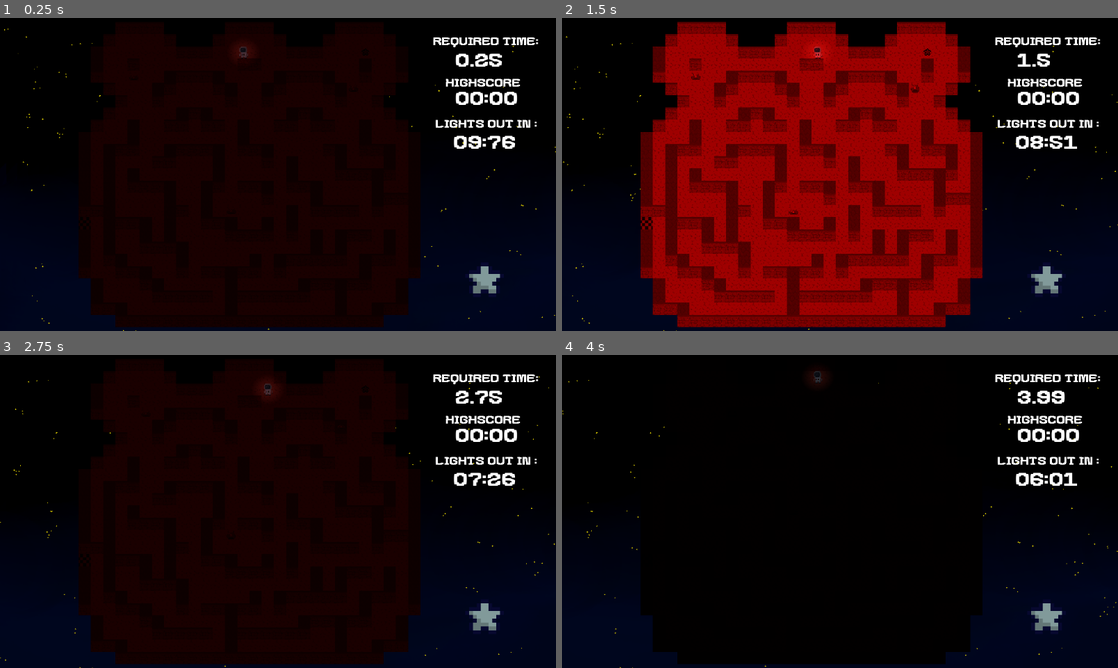
Above: before the commit, frames 1-4 (two rows, left to right).
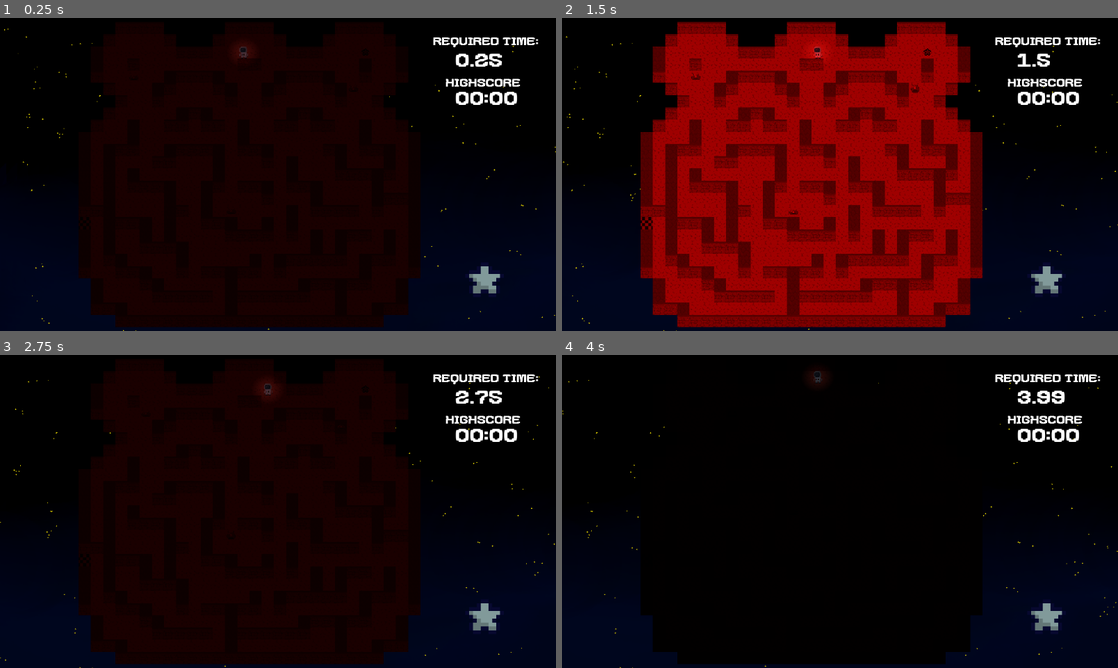
Above: after the commit, the same moments.

Repository: ilsyxn/void-escape
Game: Godot game, scene res://level/world2/level_2_2.tscn
Two runs of this game, one before a commit and one after it. Both use one fixed random seed, a clock stepped at 60 frames per second and the inputs below. This scene is started directly instead of the project's main scene.
Inputs:
- Up to frame 1 (0.25 s): no input
- Up to frame 2 (1.5 s): hold D (right) 0.53-1.28 s; hold S (down) from 1.28 s (still down)
- Up to frame 3 (2.75 s): release S (down) at 2.03 s; hold D (right) from 2.03 s (still down)
- Up to frame 4 (4 s): release D (right) at 2.78 s; hold W (up) 2.78-3.53 s; hold A (left) from 3.53 s (still down)

The runs differ from the first frame. In frame 1, 0.6% of the frame differs, in the area x 78-97%, y 6-42%; in frame 2, 0.6%; in frame 3, 0.6%; in frame 4, 0.6%.

Commit message:
jASDGBFBTRDX

Diff:
--- a/level/world2/level2.gd
+++ b/level/world2/level2.gd
@@ -31,6 +31,7 @@
 @onready var player = 1
 @onready var particles = 0
 @onready var intro = $"../Intro"
+@onready var game_over = false
 
 @export var id : int
 @export var starPos : Vector2
@@ -220,7 +221,7 @@
 
 func move_monster_towards_player():
 	for i in range(4):
-		if enemy_positions[i] != null:
+		if enemy_positions[i] != null and !game_over:
 			var path_taken = astagrid.get_id_path(enemy_positions[i], player_tile_pos)
 			if get_cell_source_id(1,path_taken[1]) == -1 or player:
 				erase_cell(1, enemy_positions[i])
@@ -231,6 +232,7 @@
 					await get_tree().create_timer(0.5).timeout
 					hide_lvl_ui()
 					$"../Belichtet/GameOver".bounce_in()
+					game_over = true
 
 
 func setup_grid():
@@ -252,7 +254,7 @@
 	return get_cell_tile_data(0, spot_to_check).get_custom_data(is_solid)
 
 func hide_lvl_ui():
-	$"../Belichtet/light_out_in".hide()
+
 	$"../Belichtet/gebrauchte_zeit".hide()
 	$"../Belichtet/stoppuhr/label".hide()
 	$"../Belichtet/Highscore".hide()
--- a/level/world2/level_2_2.tscn
+++ b/level/world2/level_2_2.tscn
@@ -4,13 +4,13 @@
 [ext_resource type="PackedScene" uid="uid://c2g1xhq21x1mf" path="res://main-menu/background.tscn" id="2_i8dl4"]
 [ext_resource type="TileSet" uid="uid://ofabqlexnqyd" path="res://assets/tilemap.tres" id="3_rj0kl"]
 [ext_resource type="Script" path="res://level/world2/level2.gd" id="4_cq4ac"]
-[ext_resource type="Script" path="res://level/visual_timer.gd" id="5_w7ui2"]
 [ext_resource type="FontFile" uid="uid://btk6lr8r58ga0" path="res://assets/ui/gomarice_mix_bit_font.ttf" id="6_s7q7b"]
 [ext_resource type="Texture2D" uid="uid://byoqcw8nvyldr" path="res://assets/star_locked.png" id="7_fh18r"]
 [ext_resource type="TileSet" uid="uid://bjrktsba7geda" path="res://assets/border.tres" id="8_tnuya"]
 [ext_resource type="Script" path="res://level/stoppuhr.gd" id="9_63enf"]
 [ext_resource type="PackedScene" uid="uid://h2dqw4dt0jx3" path="res://assets/ui/settings.tscn" id="10_03ot6"]
 [ext_resource type="AudioStream" uid="uid://br12bidggrfii" path="res://assets/sounds/intro.wav" id="11_lfuph"]
+[ext_resource type="PackedScene" uid="uid://dj4emyeeic6bl" path="res://GameOver/Game_Over.tscn" id="11_tb1no"]
 
 [node name="Level2-2" type="Node2D"]
 
@@ -45,31 +45,6 @@
 
 [node name="Belichtet" type="CanvasLayer" parent="."]
 
-[node name="visual_timer" type="Node" parent="Belichtet"]
-script = ExtResource("5_w7ui2")
-
-[node name="time" type="Label" parent="Belichtet/visual_timer"]
-anchors_preset = 15
-anchor_right = 1.0
-anchor_bottom = 1.0
-offset_left = 939.0
-offset_top = 234.5
-offset_right = -82.0
-offset_bottom = -371.5
-grow_horizontal = 2
-grow_vertical = 2
-size_flags_horizontal = 4
-size_flags_vertical = 1
-theme_override_fonts/font = ExtResource("6_s7q7b")
-theme_override_font_sizes/font_size = 41
-text = "00:00"
-metadata/_edit_use_anchors_ = true
-
-[node name="Timer" type="Timer" parent="Belichtet/visual_timer"]
-wait_time = 10.0
-one_shot = true
-autostart = true
-
 [node name="Star" type="Sprite2D" parent="Belichtet"]
 position = Vector2(1004, 546)
 scale = Vector2(4, 4)
@@ -83,24 +58,6 @@
 rendering_quadrant_size = 32
 format = 2
 layer_0/tile_data = PackedInt32Array(1245191, 0, 1342177280, 1245192, 0, 1342177280, -65527, 0, 1610612736, -65526, 0,  …(1106 unchanged characters)…
-
-[node name="light_out_in" type="Label" parent="Belichtet"]
-anchors_preset = 15
-anchor_right = 1.0
-anchor_bottom = 1.0
-offset_left = 902.0
-offset_top = 206.0
-offset_right = 173.0
-offset_bottom = -391.0
-grow_horizontal = 2
-grow_vertical = 2
-scale = Vector2(0.5, 0.5)
-size_flags_horizontal = 4
-size_flags_vertical = 1
-theme_override_fonts/font = ExtResource("6_s7q7b")
-theme_override_font_sizes/font_size = 50
-text = "Lights out in :"
-metadata/_edit_use_anchors_ = true
 
 [node name="gebrauchte_zeit" type="Label" parent="Belichtet"]
 anchors_preset = 15
@@ -184,5 +141,9 @@
 scale = Vector2(0.3, 0.3)
 metadata/_edit_use_anchors_ = true
 
+[node name="GameOver" parent="Belichtet" instance=ExtResource("11_tb1no")]
+position = Vector2(581, -245)
+scale = Vector2(0.4, 0.365)
+
 [node name="Intro" type="AudioStreamPlayer2D" parent="."]
 stream = ExtResource("11_lfuph")
--- a/level/world2/level_2_3.tscn
+++ b/level/world2/level_2_3.tscn
@@ -4,13 +4,13 @@
 [ext_resource type="PackedScene" uid="uid://c2g1xhq21x1mf" path="res://main-menu/background.tscn" id="2_3ibxd"]
 [ext_resource type="TileSet" uid="uid://ofabqlexnqyd" path="res://assets/tilemap.tres" id="3_fp4xt"]
 [ext_resource type="Script" path="res://level/world2/level2.gd" id="4_6a04k"]
-[ext_resource type="Script" path="res://level/visual_timer.gd" id="5_q2llm"]
 [ext_resource type="FontFile" uid="uid://btk6lr8r58ga0" path="res://assets/ui/gomarice_mix_bit_font.ttf" id="6_8i1qd"]
 [ext_resource type="Texture2D" uid="uid://byoqcw8nvyldr" path="res://assets/star_locked.png" id="7_frkiq"]
 [ext_resource type="TileSet" uid="uid://bjrktsba7geda" path="res://assets/border.tres" id="8_nu4va"]
 [ext_resource type="Script" path="res://level/stoppuhr.gd" id="9_5flna"]
 [ext_resource type="PackedScene" uid="uid://h2dqw4dt0jx3" path="res://assets/ui/settings.tscn" id="10_7otap"]
 [ext_resource type="AudioStream" uid="uid://br12bidggrfii" path="res://assets/sounds/intro.wav" id="11_5sc7r"]
+[ext_resource type="PackedScene" uid="uid://dj4emyeeic6bl" path="res://GameOver/Game_Over.tscn" id="11_lcgff"]
 
 [node name="Level2-2" type="Node2D"]
 
@@ -45,31 +45,6 @@
 
 [node name="Belichtet" type="CanvasLayer" parent="."]
 
-[node name="visual_timer" type="Node" parent="Belichtet"]
-script = ExtResource("5_q2llm")
-
-[node name="time" type="Label" parent="Belichtet/visual_timer"]
-anchors_preset = 15
-anchor_right = 1.0
-anchor_bottom = 1.0
-offset_left = 939.0
-offset_top = 234.5
-offset_right = -82.0
-offset_bottom = -371.5
-grow_horizontal = 2
-grow_vertical = 2
-size_flags_horizontal = 4
-size_flags_vertical = 1
-theme_override_fonts/font = ExtResource("6_8i1qd")
-theme_override_font_sizes/font_size = 41
-text = "00:00"
-metadata/_edit_use_anchors_ = true
-
-[node name="Timer" type="Timer" parent="Belichtet/visual_timer"]
-wait_time = 10.0
-one_shot = true
-autostart = true
-
 [node name="Star" type="Sprite2D" parent="Belichtet"]
 position = Vector2(1004, 546)
 scale = Vector2(4, 4)
@@ -83,24 +58,6 @@
 rendering_quadrant_size = 32
 format = 2
 layer_0/tile_data = PackedInt32Array(1245191, 0, 1342177280, 1245192, 0, 1342177280, -65527, 0, 1610612736, -65526, 0,  …(1106 unchanged characters)…
-
-[node name="light_out_in" type="Label" parent="Belichtet"]
-anchors_preset = 15
-anchor_right = 1.0
-anchor_bottom = 1.0
-offset_left = 902.0
-offset_top = 206.0
-offset_right = 173.0
-offset_bottom = -391.0
-grow_horizontal = 2
-grow_vertical = 2
-scale = Vector2(0.5, 0.5)
-size_flags_horizontal = 4
-size_flags_vertical = 1
-theme_override_fonts/font = ExtResource("6_8i1qd")
-theme_override_font_sizes/font_size = 50
-text = "Lights out in :"
-metadata/_edit_use_anchors_ = true
 
 [node name="gebrauchte_zeit" type="Label" parent="Belichtet"]
 anchors_preset = 15
@@ -184,5 +141,9 @@
 scale = Vector2(0.3, 0.3)
 metadata/_edit_use_anchors_ = true
 
+[node name="GameOver" parent="Belichtet" instance=ExtResource("11_lcgff")]
+position = Vector2(581, -245)
+scale = Vector2(0.4, 0.365)
+
 [node name="Intro" type="AudioStreamPlayer2D" parent="."]
 stream = ExtResource("11_5sc7r")
--- a/level/world2/level_2_4.tscn
+++ b/level/world2/level_2_4.tscn
@@ -4,13 +4,13 @@
 [ext_resource type="PackedScene" uid="uid://c2g1xhq21x1mf" path="res://main-menu/background.tscn" id="2_7c2tw"]
 [ext_resource type="TileSet" uid="uid://ofabqlexnqyd" path="res://assets/tilemap.tres" id="3_kacns"]
 [ext_resource type="Script" path="res://level/world2/level2.gd" id="4_jpqlh"]
-[ext_resource type="Script" path="res://level/visual_timer.gd" id="5_o33n7"]
 [ext_resource type="FontFile" uid="uid://btk6lr8r58ga0" path="res://assets/ui/gomarice_mix_bit_font.ttf" id="6_1pa80"]
 [ext_resource type="Texture2D" uid="uid://byoqcw8nvyldr" path="res://assets/star_locked.png" id="7_wvnwn"]
 [ext_resource type="TileSet" uid="uid://bjrktsba7geda" path="res://assets/border.tres" id="8_qhs4o"]
 [ext_resource type="Script" path="res://level/stoppuhr.gd" id="9_c514c"]
 [ext_resource type="PackedScene" uid="uid://h2dqw4dt0jx3" path="res://assets/ui/settings.tscn" id="10_6drd3"]
 [ext_resource type="AudioStream" uid="uid://br12bidggrfii" path="res://assets/sounds/intro.wav" id="11_wl8ea"]
+[ext_resource type="PackedScene" uid="uid://dj4emyeeic6bl" path="res://GameOver/Game_Over.tscn" id="11_ypgio"]
 
 [node name="Level2-2" type="Node2D"]
 
@@ -45,31 +45,6 @@
 
 [node name="Belichtet" type="CanvasLayer" parent="."]
 
-[node name="visual_timer" type="Node" parent="Belichtet"]
-script = ExtResource("5_o33n7")
-
-[node name="time" type="Label" parent="Belichtet/visual_timer"]
-anchors_preset = 15
-anchor_right = 1.0
-anchor_bottom = 1.0
-offset_left = 939.0
-offset_top = 234.5
-offset_right = -82.0
-offset_bottom = -371.5
-grow_horizontal = 2
-grow_vertical = 2
-size_flags_horizontal = 4
-size_flags_vertical = 1
-theme_override_fonts/font = ExtResource("6_1pa80")
-theme_override_font_sizes/font_size = 41
-text = "00:00"
-metadata/_edit_use_anchors_ = true
-
-[node name="Timer" type="Timer" parent="Belichtet/visual_timer"]
-wait_time = 10.0
-one_shot = true
-autostart = true
-
 [node name="Star" type="Sprite2D" parent="Belichtet"]
 position = Vector2(1004, 546)
 scale = Vector2(4, 4)
@@ -83,24 +58,6 @@
 rendering_quadrant_size = 32
 format = 2
 layer_0/tile_data = PackedInt32Array(1245191, 0, 1342177280, 1245192, 0, 1342177280, -65527, 0, 1610612736, -65526, 0,  …(1106 unchanged characters)…
-
-[node name="light_out_in" type="Label" parent="Belichtet"]
-anchors_preset = 15
-anchor_right = 1.0
-anchor_bottom = 1.0
-offset_left = 902.0
-offset_top = 206.0
-offset_right = 173.0
-offset_bottom = -391.0
-grow_horizontal = 2
-grow_vertical = 2
-scale = Vector2(0.5, 0.5)
-size_flags_horizontal = 4
-size_flags_vertical = 1
-theme_override_fonts/font = ExtResource("6_1pa80")
-theme_override_font_sizes/font_size = 50
-text = "Lights out in :"
-metadata/_edit_use_anchors_ = true
 
 [node name="gebrauchte_zeit" type="Label" parent="Belichtet"]
 anchors_preset = 15
@@ -184,5 +141,9 @@
 scale = Vector2(0.3, 0.3)
 metadata/_edit_use_anchors_ = true
 
+[node name="GameOver" parent="Belichtet" instance=ExtResource("11_ypgio")]
+position = Vector2(581, -245)
+scale = Vector2(0.4, 0.365)
+
 [node name="Intro" type="AudioStreamPlayer2D" parent="."]
 stream = ExtResource("11_wl8ea")
--- a/level/world2/level_2_5.tscn
+++ b/level/world2/level_2_5.tscn
@@ -10,6 +10,7 @@
 [ext_resource type="Script" path="res://level/stoppuhr.gd" id="9_7eohj"]
 [ext_resource type="PackedScene" uid="uid://h2dqw4dt0jx3" path="res://assets/ui/settings.tscn" id="10_ay7js"]
 [ext_resource type="AudioStream" uid="uid://br12bidggrfii" path="res://assets/sounds/intro.wav" id="10_dc04p"]
+[ext_resource type="PackedScene" uid="uid://dj4emyeeic6bl" path="res://GameOver/Game_Over.tscn" id="10_mwj13"]
 
 [node name="Level2-2" type="Node2D"]
 
@@ -140,5 +141,9 @@
 scale = Vector2(0.3, 0.3)
 metadata/_edit_use_anchors_ = true
 
+[node name="GameOver" parent="Belichtet" instance=ExtResource("10_mwj13")]
+position = Vector2(581, -245)
+scale = Vector2(0.4, 0.365)
+
 [node name="Intro" type="AudioStreamPlayer2D" parent="."]
 stream = ExtResource("10_dc04p")
Not shown: 1 places in level/world2/level_2_5.tscn that only renumber resources
